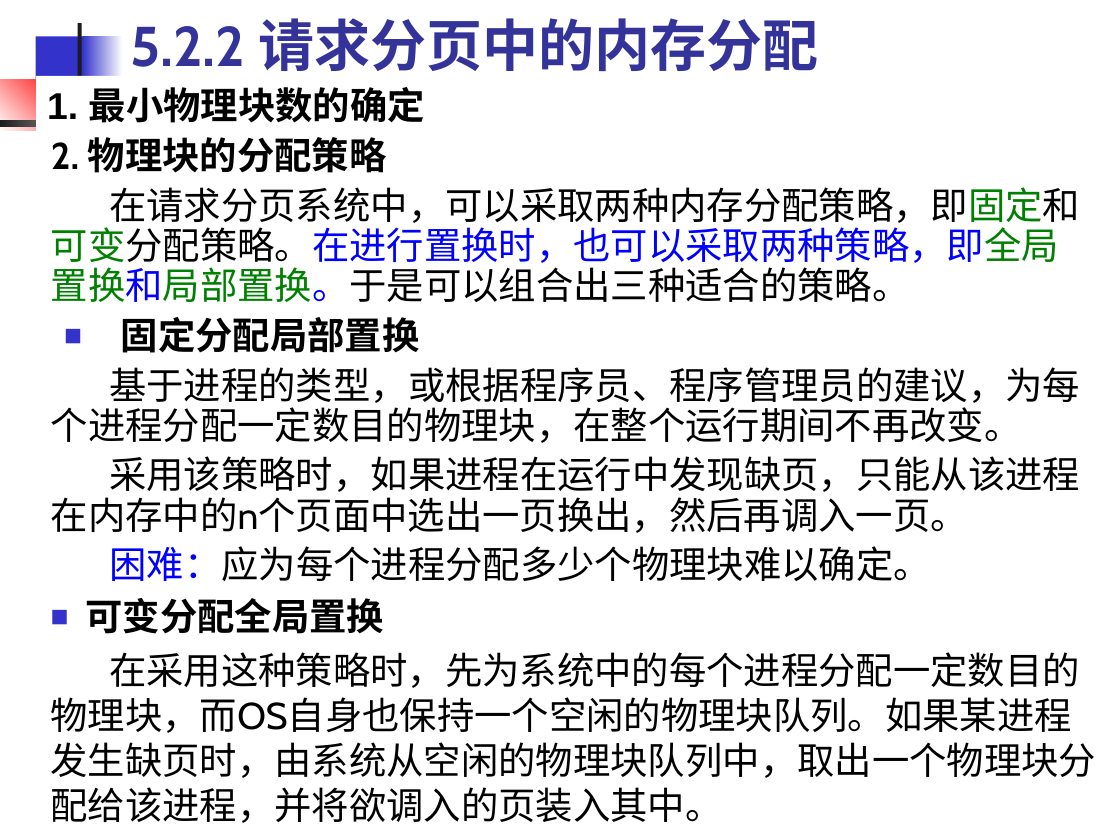
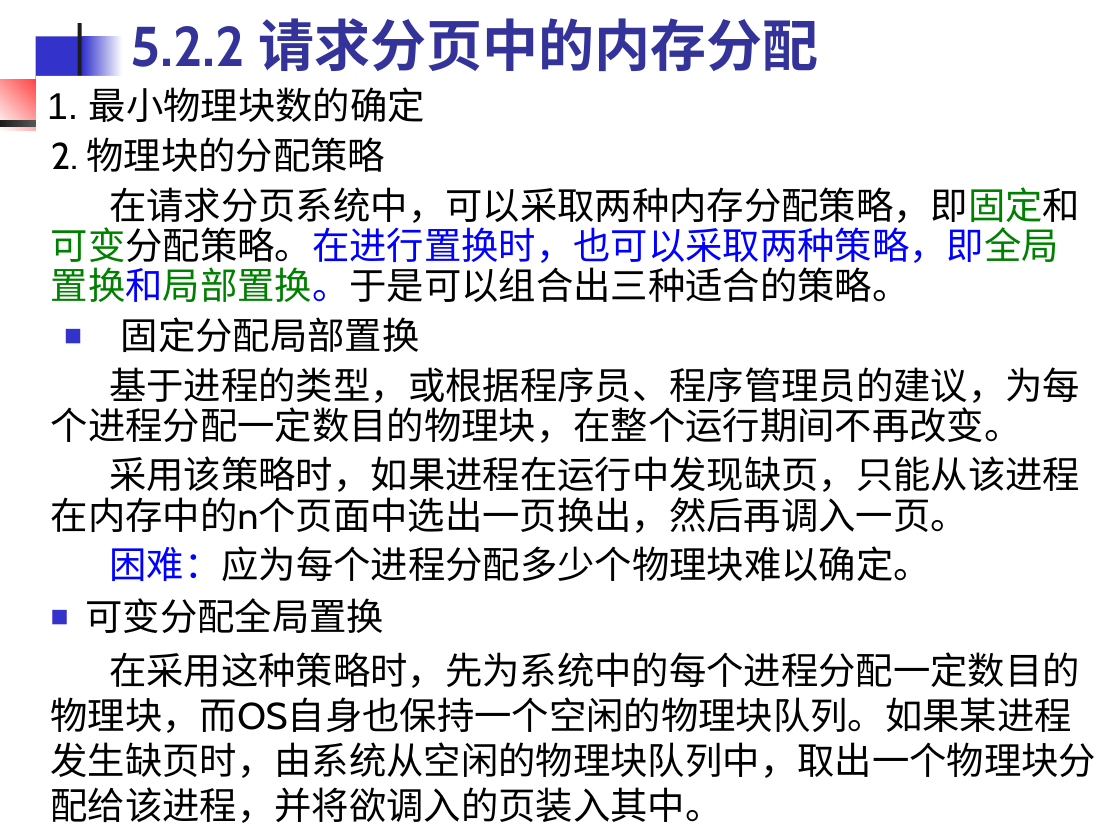
Before and after one commit to edu2act/course-OS, a slide deck: slide 23 of materials/slides/OS_Chap 5.ppt. Drawn at 1120x840 pixels with LibreOffice and Linux fonts; fonts in the diff are those of the drawing. Boxes give left, top, right and bottom in pixels: in the first picture for what was removed or moved away, otherwise in the second. Text is boxed around its words. In the diff, an @@ line names an element or a change of style, - is before the commit and + after.

```diff
--- a/materials/slides/OS_Chap 5.ppt
+++ b/materials/slides/OS_Chap 5.ppt
@@ text "1. 最小物理块数的确定" at <box>47,87,425,122</box>: bold off @@
@@ text at <box>51,137,420,352</box>: bold off in "2. 物理块的分配策略", "固定分配局部置换" @@
@@ text at <box>86,598,385,633</box>: bold off in "可变分配全局置换" @@
```
Also in this commit, not shown: 29 other slides changed, 3 other files.
